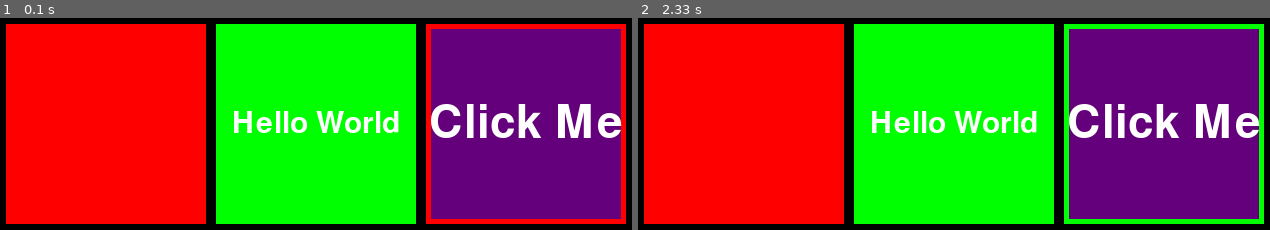
Above: before the commit, frames 1-2 (left to right).
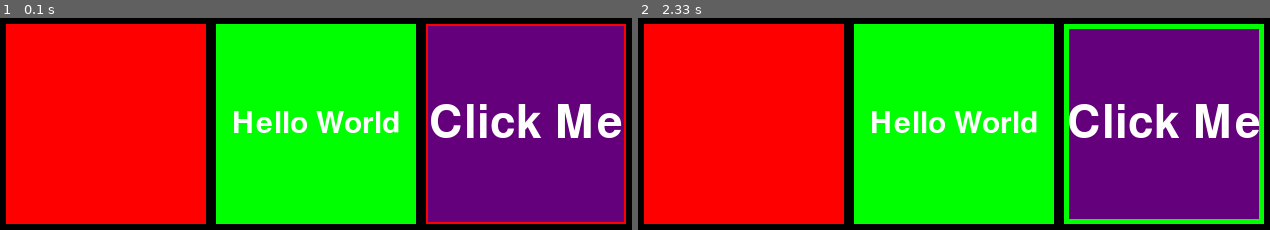
Above: after the commit, the same moments.

Repository: lelonS/pygame-tools
Game: pygame game, started from test_stuff.py
The game is run twice, just before and just after one commit, with the same random seed, the same clock (stepped at 60 frames per second) and the same inputs.
Inputs (mouse positions are in pixels of both pictures, inside the frame that each line leads up to):
- Up to frame 1 (0.1 s): no input
- Up to frame 2 (2.33 s): click "Click Me" at 0.38 s; click (outside the picture) at 0.72 s; click (1149, 104) at 1.05 s; click (outside the picture) at 1.38 s; click "Click Me" at 2.22 s

The runs differ from the first frame. In frame 1, 1.7% of the frame differs, in the area x 67-99%, y 3-97%; in frame 2, nothing differs.

Commit message:
Update test_stuff.py

Diff:
--- a/test_stuff.py
+++ b/test_stuff.py
@@ -30,7 +30,7 @@
                          pygame.font.Font(None, 100),
                          hover_behavior=hover_behavior,
                          on_click=lambda button: print("Clicked!"),
-                         border_width=5,
+                         border_width=2,
                          border_color=(255, 0, 0),
                          background_color=(100, 0, 123))
 ui_elements.append(text_button)
